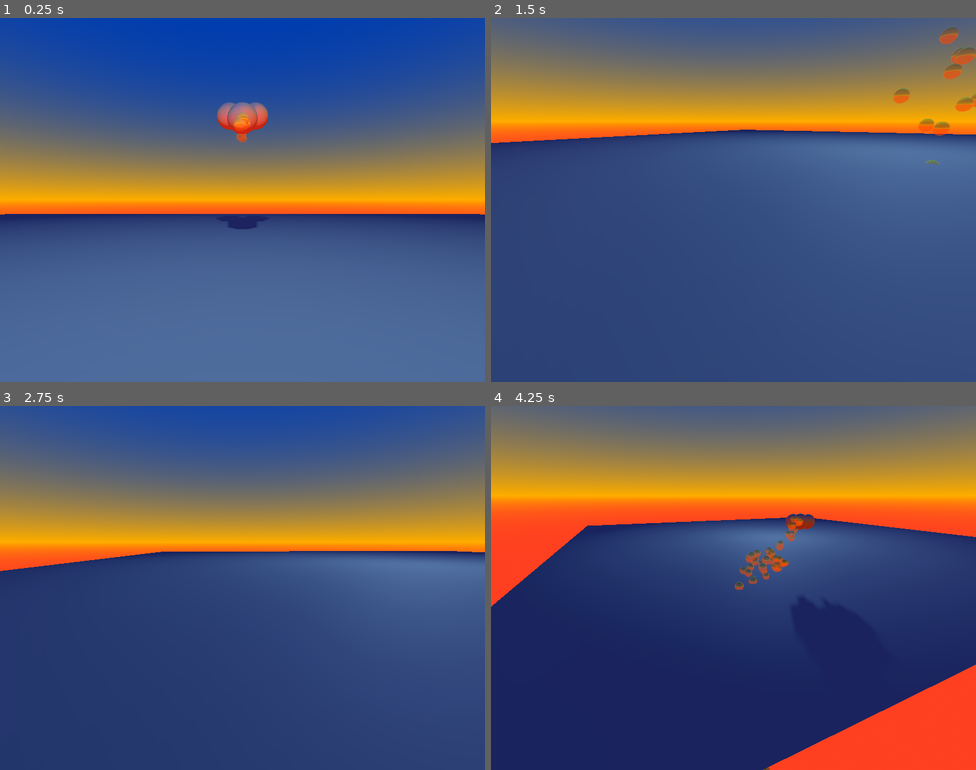
Above: before the commit, frames 1-4 (two rows, left to right).
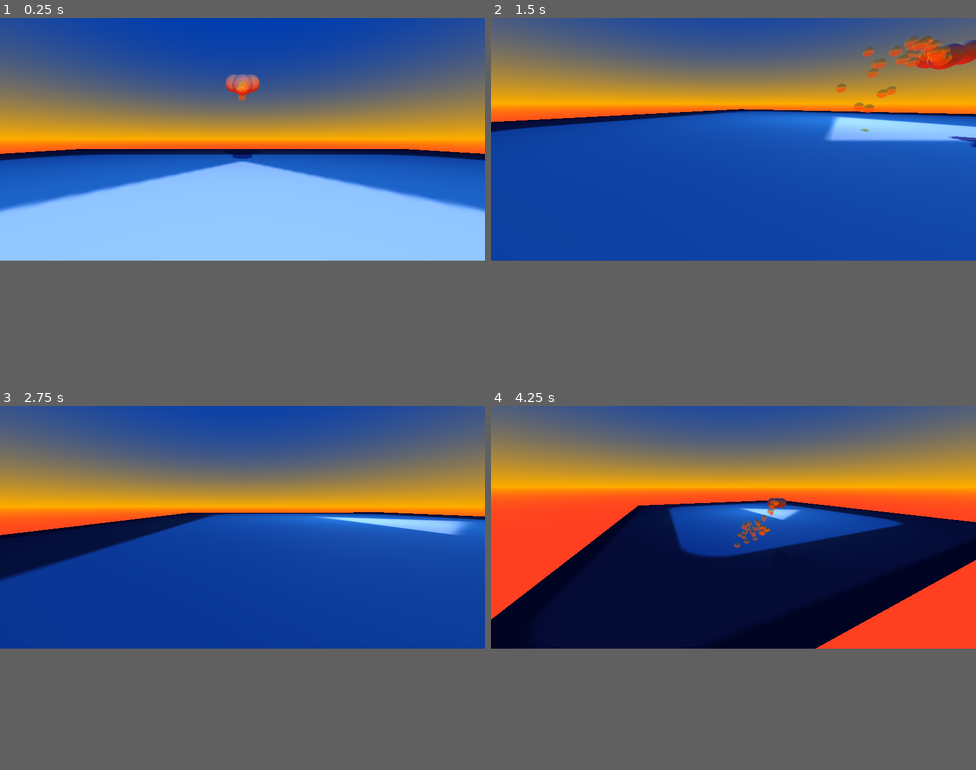
Above: after the commit, the same moments.

Repository: mateusflnss/boat-murder
Game: Godot game, scene res://Teste1/NodeMain.tscn
The game is run twice, just before and just after one commit, with the same random seed, the same clock (stepped at 60 frames per second) and the same inputs. The engine's default icon, where the game draws it, is replaced by a stand-in: a white triangle on a blue panel in a dark square.
Inputs (mouse positions are in pixels of both pictures, inside the frame that each line leads up to):
- Up to frame 1 (0.25 s): no input
- Up to frame 2 (1.5 s): move the mouse to (840, 181) at 0.52 s; hold D (D) 0.53-1.28 s; click (840, 181) at 0.67 s; tap Space (Jump) at 0.77 s; tap S (S) at 0.8, 1.35 s; move the mouse to (709, 200) at 1.27 s; click (709, 200) at 1.42 s
- Up to frame 3 (2.75 s): tap Space (Jump) at 1.52 s; tap D (D) at 1.55 s; move the mouse to (252, 580) at 2.02 s; hold A (A) from 2.03 s (still down); click (252, 580) at 2.17 s; tap S (S) at 2.3 s
- Up to frame 4 (4.25 s): move the mouse to (728, 595) at 2.77 s; release A (A) at 2.78 s; tap D (D) at 2.85 s; click (728, 595) at 2.92 s; tap Space (Jump) at 3.02, 3.77 s; move the mouse to (767, 591) at 3.52 s; hold S (S) from 3.53 s (still down); click (767, 591) at 3.67 s
In our replay, the window is 800x600 before the commit and 800x400 after it. These sizes can differ from the game's own. Grey fills any space a smaller window leaves; there, only what the larger window draws over its background counts as a difference.

The runs differ from the first frame. In frame 1, 55% of the frame differs, in the area x 0-100%, y 4-67%; in frame 2, 50%; in frame 3, 52%; in frame 4, 53%.

Commit message:
criei uma pasta so

Diff:
--- a/Teste1/NodeMain.tscn
+++ b/Teste1/NodeMain.tscn
@@ -3,6 +3,7 @@
 [ext_resource type="Script" uid="uid://btj1ik7213lvo" path="res://Teste1/node_main.gd" id="1_dwffn"]
 [ext_resource type="PackedScene" uid="uid://b3ar1tvmbh7bs" path="res://Teste1/pelis.tscn" id="1_mrru5"]
 [ext_resource type="Script" uid="uid://b4sknwb2s57b8" path="res://Teste1/player.gd" id="2_mrru5"]
+[ext_resource type="Texture2D" uid="uid://cirwiymxwi3j7" path="res://icon.svg" id="3_tit6i"]
 
 [sub_resource type="ProceduralSkyMaterial" id="ProceduralSkyMaterial_57qmd"]
 sky_top_color = Color(8.5576474e-05, 0.22894982, 0.70095605, 1)
@@ -16,6 +17,9 @@
 [sub_resource type="Environment" id="Environment_g4v7s"]
 background_mode = 2
 sky = SubResource("Sky_yf5fn")
+
+[sub_resource type="StandardMaterial3D" id="StandardMaterial3D_wd6em"]
+albedo_texture = ExtResource("3_tit6i")
 
 [sub_resource type="PlaneMesh" id="PlaneMesh_pxm1n"]
 size = Vector2(50, 50)
@@ -49,6 +53,7 @@
 environment = SubResource("Environment_g4v7s")
 
 [node name="Floor" type="MeshInstance3D" parent="." unique_id=1563439981]
+material_override = SubResource("StandardMaterial3D_wd6em")
 mesh = SubResource("PlaneMesh_pxm1n")
 
 [node name="StaticBody3D" type="StaticBody3D" parent="Floor" unique_id=1750978020]
--- a/project.godot
+++ b/project.godot
@@ -19,7 +19,7 @@
 [display]
 
 window/size/viewport_width=800
-window/size/viewport_height=600
+window/size/viewport_height=400
 window/stretch/mode="canvas_items"
 window/stretch/aspect="expand"
 window/stretch/scale_mode="integer"
